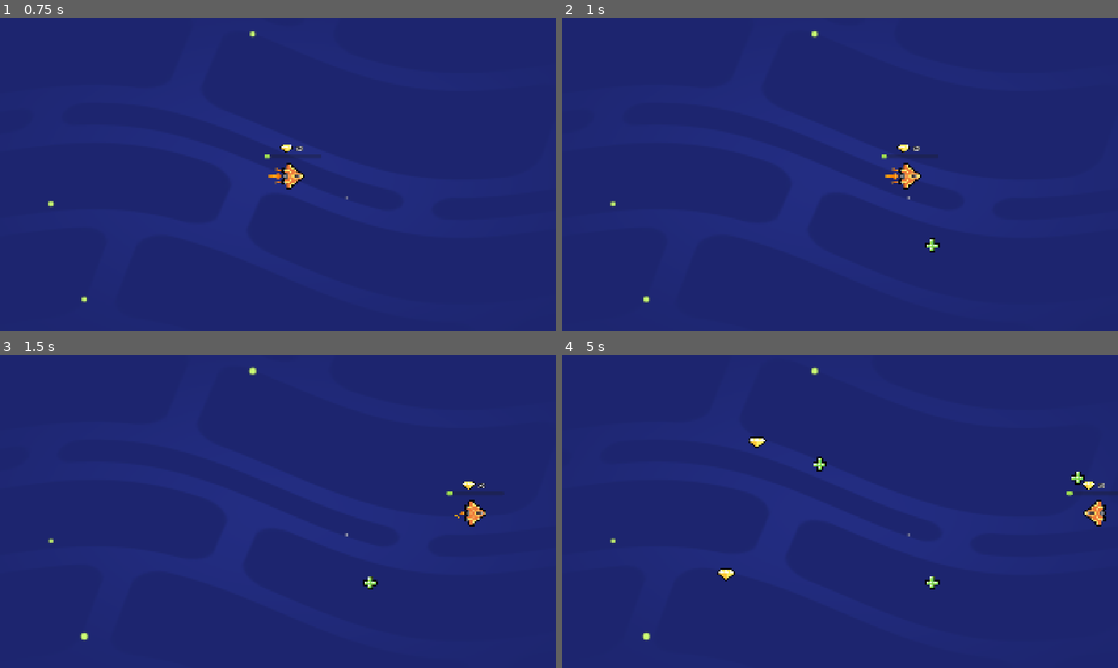
Above: before the commit, frames 1-4 (two rows, left to right).
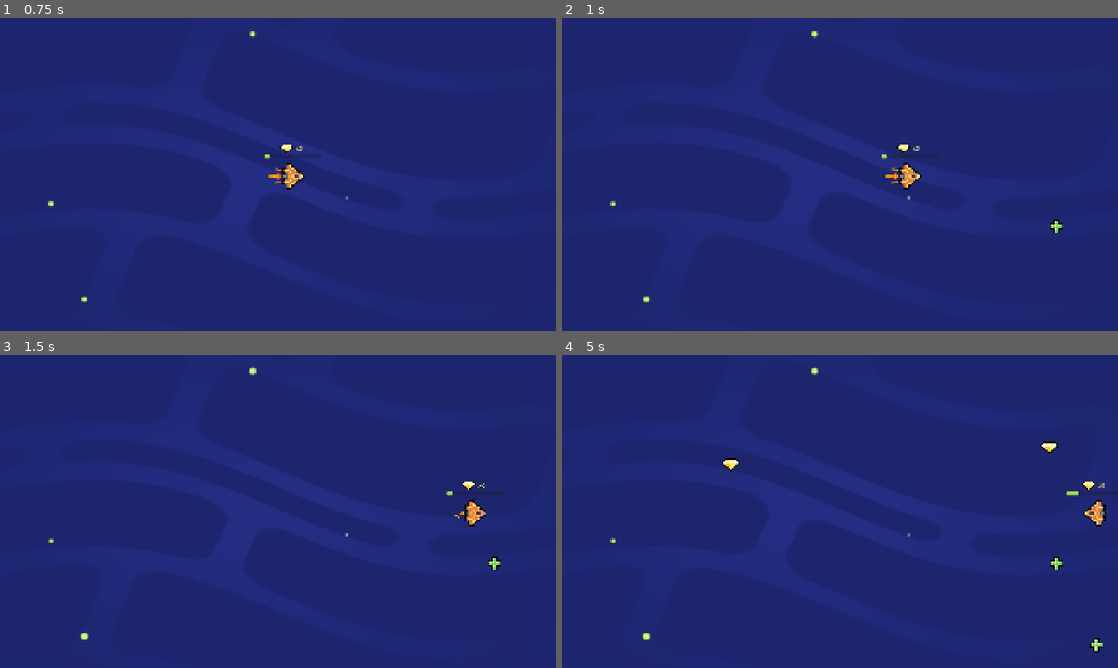
Above: after the commit, the same moments.

Repository: M1kezh1/M5-Loot-It-All
Game: Godot game, scene res://lessons/space_level.tscn
Same seed, same stepped clock (60 frames per second), same inputs: the game is played once before the commit and once after it. Sound files missing from this copy of the repository are replaced by a short silence.
Inputs (mouse positions are in pixels of both pictures, inside the frame that each line leads up to):
- Up to frame 1 (0.75 s): tap Enter at 0.5 s; move the mouse to (400, 158) at 0.52 s; hold D (move_right) from 0.53 s (still down); tap Z at 0.6 s; click (400, 158) at 0.67 s
- Up to frame 2 (1 s): keep holding D (move_right); tap Space at 0.77 s
- Up to frame 3 (1.5 s): release D (move_right) at 1.25 s; drag from (166, 527) to (422, 514) at 1.27 s
- Up to frame 4 (5 s): move the mouse to (895, 442) at 2.02 s; hold D (move_right) 2.03-2.75 s; tap Z at 2.1, 3.6 s; drag from (812, 574) to (673, 464) at 2.77 s; move the mouse to (1006, 558) at 3.52 s; hold A (move_left) 3.53-4.25 s; tap Space at 3.77 s; drag from (673, 464) to (817, 464) at 4.27 s

Frame 1 is identical in both runs. In frame 2, 0.1% of the frame differs, in the area x 65-91%, y 64-75%; in frame 3, 0.2%; in frame 4, 0.8%, in the area x 27-98%, y 26-96%.

Commit message:
M5SoundsFinal
Part 2 of adding sounds

Diff:
--- a/lessons/gem.tscn
+++ b/lessons/gem.tscn
@@ -1,7 +1,8 @@
-[gd_scene load_steps=4 format=3 uid="uid://4clsvdvuyocx"]
+[gd_scene load_steps=5 format=3 uid="uid://4clsvdvuyocx"]
 
 [ext_resource type="Script" uid="uid://24ln0ahcx7f8" path="res://lessons/item.gd" id="1_ulrl0"]
 [ext_resource type="Texture2D" uid="uid://d0bh8am2qd005" path="res://assets/gem_icon.png" id="2_ulrl0"]
+[ext_resource type="AudioStream" uid="uid://bmo25fpo8tqxx" path="res://assets/Audio/Gem.ogg" id="3_ty4yi"]
 
 [sub_resource type="CircleShape2D" id="CircleShape2D_nak5q"]
 radius = 31.0
@@ -16,4 +17,8 @@
 position = Vector2(0, -4)
 shape = SubResource("CircleShape2D_nak5q")
 
+[node name="AudioStreamPlayer" type="AudioStreamPlayer" parent="."]
+stream = ExtResource("3_ty4yi")
+volume_db = -8.0
+
 [connection signal="area_entered" from="." to="." method="_on_area_entered"]
--- a/lessons/health_pack.tscn
+++ b/lessons/health_pack.tscn
@@ -1,7 +1,8 @@
-[gd_scene load_steps=4 format=3 uid="uid://o1ca06m0k4bk"]
+[gd_scene load_steps=5 format=3 uid="uid://o1ca06m0k4bk"]
 
 [ext_resource type="Script" uid="uid://24ln0ahcx7f8" path="res://lessons/item.gd" id="1_ht84s"]
 [ext_resource type="Texture2D" uid="uid://dknpi2mq4dhpa" path="res://assets/health_icon.svg" id="2_fh62r"]
+[ext_resource type="AudioStream" uid="uid://b3bgdyr8i3kys" path="res://assets/Audio/Health.ogg" id="3_fh62r"]
 
 [sub_resource type="CircleShape2D" id="CircleShape2D_nak5q"]
 radius = 24.33105
@@ -15,4 +16,8 @@
 [node name="CollisionShape2D" type="CollisionShape2D" parent="."]
 shape = SubResource("CircleShape2D_nak5q")
 
+[node name="AudioStreamPlayer" type="AudioStreamPlayer" parent="."]
+stream = ExtResource("3_fh62r")
+volume_db = -8.0
+
 [connection signal="area_entered" from="." to="." method="_on_area_entered"]
--- a/lessons/item.gd
+++ b/lessons/item.gd
@@ -1,18 +1,21 @@
 extends Area2D
+@onready var sfx_player: AudioStreamPlayer = _find_sfx_player()
+
+func _find_sfx_player() -> AudioStreamPlayer:
+	for child in get_children():
+		if child is AudioStreamPlayer:
+			return child
+	return null
+
+func _on_area_entered(area_that_entered: Area2D) -> void:
+	get_node("CollisionShape2D").set_deferred("disabled", true)
+	visible = false
+
+	if sfx_player:
+		sfx_player.play()
+		await sfx_player.finished
+
+	queue_free()
 
 func _ready() -> void:
 	area_entered.connect(_on_area_entered)
-	play_floating_animation()
-
-func play_floating_animation() -> void:
-	var tween := create_tween()
-	tween.set_trans(Tween.TRANS_SINE)
-	var sprite_2d := get_node("Sprite2D")
-	var position_offset := Vector2(0.0, 4.0)
-	var duration := randf_range(0.8, 1.2)
-	tween.tween_property(sprite_2d, "position", position_offset, duration)
-	tween.tween_property(sprite_2d, "position",  -1.0 * position_offset, duration)
-	tween.set_loops()
-
-func _on_area_entered(area_that_entered: Area2D) -> void:
-	queue_free()
--- a/lessons/ship.gd
+++ b/lessons/ship.gd
@@ -1,4 +1,8 @@
 extends Area2D
+
+@onready var thruster_sound_player: AudioStreamPlayer = $ThrusterSoundPlayer
+@onready var powerup_sound_player: AudioStreamPlayer = $PowerupSoundPlayer
+
 
 var max_speed := 1200.0
 var velocity := Vector2(0, 0)
@@ -15,6 +19,13 @@
 	var direction := Vector2(0, 0)
 	direction.x = Input.get_axis("move_left", "move_right")
 	direction.y = Input.get_axis("move_up", "move_down")
+
+	var is_moving := direction.length() > 0.0
+	if is_moving and not thruster_sound_player.playing:
+		thruster_sound_player.play()
+	elif not is_moving and thruster_sound_player.playing:
+		thruster_sound_player.stop()
+
 	if direction.length() > 1.0:
 		direction = direction.normalized()
 	var desired_velocity := max_speed * direction
@@ -31,6 +42,9 @@
 func set_gem_count(new_gem_count: int) -> void:
 	gem_count = new_gem_count
 	get_node("UI/GemCount").text = "x" + str(gem_count)
+	if gem_count > 0 and gem_count % 10 == 0:
+		powerup_sound_player.stream = preload("res://assets/Audio/Gem_Level_Up.ogg")
+		powerup_sound_player.play()
 
 func set_health(new_health: int) -> void:
 	health = new_health
--- a/lessons/ship.tscn
+++ b/lessons/ship.tscn
@@ -1,10 +1,12 @@
-[gd_scene load_steps=9 format=3 uid="uid://dmv50krf4bo5r"]
+[gd_scene load_steps=11 format=3 uid="uid://dmv50krf4bo5r"]
 
 [ext_resource type="Texture2D" uid="uid://bniyrxn3r2v8h" path="res://assets/ship.png" id="3_pdppw"]
 [ext_resource type="Script" uid="uid://bwkr2t4ku15qq" path="res://lessons/ship.gd" id="4_p1sls"]
 [ext_resource type="Texture2D" uid="uid://d0bh8am2qd005" path="res://assets/gem_icon.png" id="5_h3paj"]
 [ext_resource type="PackedScene" uid="uid://dgf54k70yiiff" path="res://assets/ship_visual_effects/main_thruster/main_thruster.tscn" id="5_q7c3l"]
 [ext_resource type="PackedScene" uid="uid://bklom8bhpxg4h" path="res://assets/ship_visual_effects/side_thruster/side_thruster.tscn" id="6_1updt"]
+[ext_resource type="AudioStream" uid="uid://cvnvcyxy8gie7" path="res://assets/Audio/Thruster.ogg" id="6_2s445"]
+[ext_resource type="AudioStream" uid="uid://quyxle7xugk6" path="res://assets/Audio/Gem_Level_Up.ogg" id="7_dwuaj"]
 
 [sub_resource type="CircleShape2D" id="CircleShape2D_5xifn"]
 radius = 42.941822
@@ -21,7 +23,7 @@
 outline_size = 8
 outline_color = Color(0, 0, 0, 1)
 
-[node name="Ship" type="Area2D"]
+[node name="Ship" type="Area2D" groups=["player"]]
 script = ExtResource("4_p1sls")
 
 [node name="Sprite2D" type="Sprite2D" parent="."]
@@ -71,3 +73,11 @@
 offset_bottom = -87.0
 text = "x0"
 label_settings = SubResource("LabelSettings_2s445")
+
+[node name="ThrusterSoundPlayer" type="AudioStreamPlayer" parent="."]
+stream = ExtResource("6_2s445")
+volume_db = 2.0
+
+[node name="PowerupSoundPlayer" type="AudioStreamPlayer" parent="."]
+stream = ExtResource("7_dwuaj")
+volume_db = -9.0
--- a/lessons/space_level.tscn
+++ b/lessons/space_level.tscn
@@ -1,8 +1,9 @@
-[gd_scene load_steps=4 format=3 uid="uid://btkjymc78ap8d"]
+[gd_scene load_steps=5 format=3 uid="uid://btkjymc78ap8d"]
 
 [ext_resource type="PackedScene" uid="uid://dmv50krf4bo5r" path="res://lessons/ship.tscn" id="2_2j1u5"]
 [ext_resource type="PackedScene" uid="uid://bxfevggvxo634" path="res://assets/background/space_background.tscn" id="3_e6xy1"]
 [ext_resource type="PackedScene" uid="uid://syc5byakn6ie" path="res://lessons/random_item_placer.tscn" id="3_etm7e"]
+[ext_resource type="AudioStream" uid="uid://c7ohvavonyr2c" path="res://assets/Audio/BG_Music.ogg" id="4_4rc43"]
 
 [node name="Level" type="Node2D" groups=["gem", "healing_item"]]
 
@@ -12,3 +13,7 @@
 [node name="SpaceBackground" parent="." instance=ExtResource("3_e6xy1")]
 
 [node name="RandomItemPlacer" parent="." instance=ExtResource("3_etm7e")]
+
+[node name="MusicPlayer" type="AudioStreamPlayer" parent="."]
+stream = ExtResource("4_4rc43")
+autoplay = true
Not shown, changed: assets/Audio/BG_Music.ogg.import
Not shown, added: assets/Audio/Gem_Level_Up.ogg.import
Not shown, changed: assets/Audio/Thruster.ogg.import
Not shown, changed: .DS_Store
Not shown, added: assets/Audio/Gem_Level_Up.ogg
